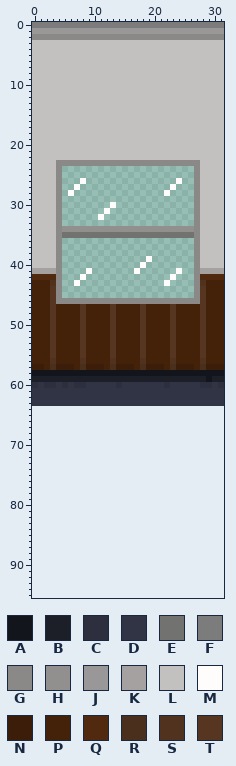
Two versions of one sprite sheet, Scenes/Station/Environment/WindowWall_NoBlinds.png. The picture above is the old version.
The file is 32x64 pixels. Colours within 5 levels of each other are drawn and written as one. The old version is drawn lined up with the new one, on the new canvas.
Palette (. is transparent): A #13151c  B #1c1f27  C #2d2f3e  D #313444  E #727271  F #7d7c7c  G #8a8988  H #91908f  J #999797  K #a4a1a0  L #c3c1c0  M #fffdfc  N #3b1d09  P #442109  Q #50290f  R #4a2f1d  S #50321f  T #563621
Pixels before (only the part around the change), first column x 0:
53 PPPTPPPPTPPPPTPPPPTPPPPTPPPPTPPP
54 PPPTPPPPTPPPPTPPPPTPPPPTPPPPTPPP
55 PPPTPPPPTPPPPTPPPPTPPPPTPPPPTPPP
56 PPPSPPPPSPPPPSPPPPSPPPPSPPPPSPPP
57 NNPRNNNPRNNNPRNNNPRNNNPRNNNPRNNN
58 AAAAAAAAAAAAAAAAAAAAAAAAAAAAAAAA
59 BBBBBBBBBBBBBBBBBBBBBBBBBBBBBABB
60 CDCCDCDCCDDDDDCDDDDDDDCDDDDDCCDC
61 DDDDDDDDDDDDDDDDDDDDDDDDDDDDDDDD
62 DDDDDDDDDDDDDDDDDDDDDDDDDDDDDDDD
63 DDDDDDDDDDDDDDDDDDDDDDDDDDDDDDDD
64 ................................
65 ................................
66 ................................
67 ................................
68 ................................
69 ................................
70 ................................
71 ................................
72 ................................
73 ................................
74 ................................
75 ................................
76 ................................
77 ................................
78 ................................
79 ................................
80 ................................
81 ................................
82 ................................
83 ................................
After:
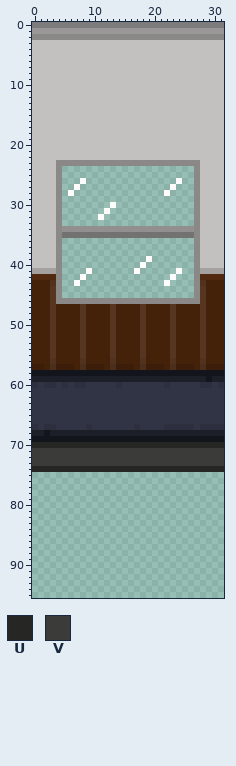
Colours new in this view: U #262625  V #3b3b3a
What changed:
canvas 32x64 -> 32x96
y 64..66: x 0..31 ................................ -> DDDDDDDDDDDDDDDDDDDDDDDDDDDDDDDD
y 67: x 0..31 ................................ -> CDCCDDDDDCDDDDDDDCDDDDCCCCCDCCCC
y 68: x 0..31 ................................ -> BBABBBBBBBBBBBBBBBBBBBBBBBBBBBBB
y 69: x 0..31 ................................ -> AAAAAAAAAAAAAAAAAAAAAAAAAAAAAAAA
y 70: x 0..31 ................................ -> UUUUUUUUUUUUUUUUUUUUUUUUUUUUUUUU
y 71..73: x 0..31 ................................ -> VVVVVVVVVVVVVVVVVVVVVVVVVVVVVVVV
y 74: x 0..31 ................................ -> UUUUUUUUUUUUUUUUUUUUUUUUUUUUUUUU
Boxes around the changes in both pictures, in picture pixels (x1, y1, x2, y2):
added: (32, 406, 224, 472)
